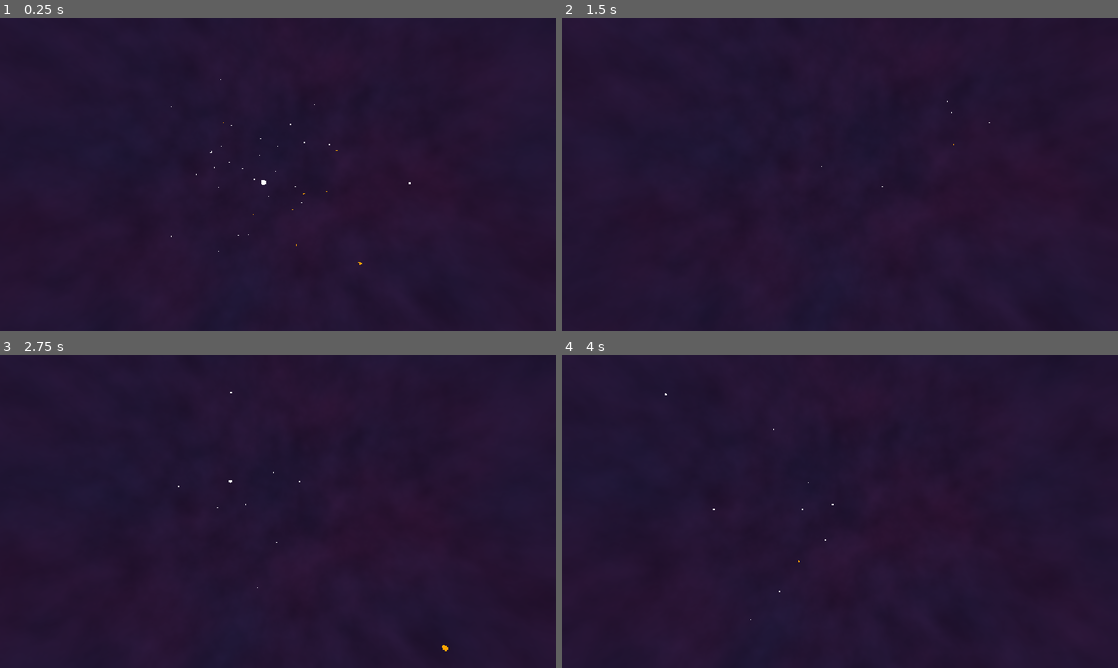
Above: before the commit, frames 1-4 (two rows, left to right).
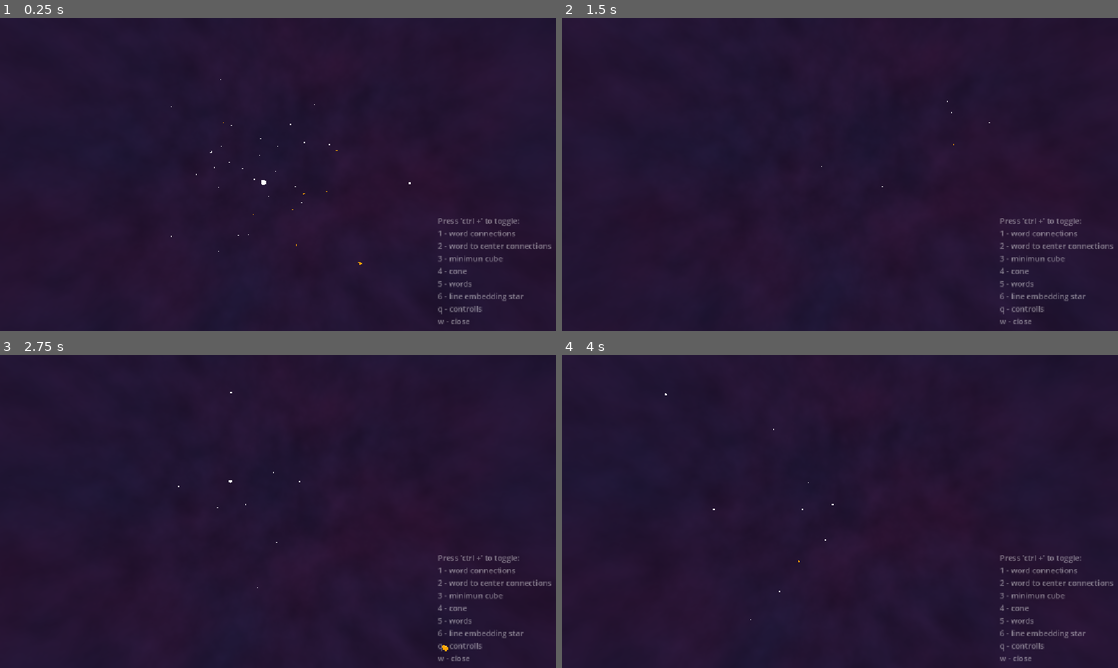
Above: after the commit, the same moments.

Repository: JohnnyEch0/embedding-test
Game: Godot game, scene res://main.tscn
The game is run twice, just before and just after one commit, with the same random seed, the same clock (stepped at 60 frames per second) and the same inputs.
Inputs (mouse positions are in pixels of both pictures, inside the frame that each line leads up to):
- Up to frame 1 (0.25 s): no input
- Up to frame 2 (1.5 s): move the mouse to (867, 174) at 0.52 s; hold E (next_line) 0.53-1.28 s; hold W (move_forward) from 0.53 s (still down); tap Enter at 1.25 s; move the mouse to (812, 174) at 1.27 s; tap E (next_line) at 1.35 s
- Up to frame 3 (2.75 s): keep holding W (move_forward); tap Space (move_up) at 2 s; move the mouse to (289, 505) at 2.02 s; hold E (next_line) from 2.03 s (still down)
- Up to frame 4 (4 s): keep holding W (move_forward); move the mouse to (834, 517) at 2.77 s; release E (next_line) at 2.78 s; tap E (next_line) at 2.85 s; move the mouse to (878, 514) at 3.52 s; hold E (next_line) from 3.53 s (still down)

The runs differ from the first frame. In frame 1, 0.9% of the frame differs, in the area x 78-100%, y 64-98%; in frame 2, 0.9%; in frame 3, 0.9%; in frame 4, 0.9%.

Commit message:
UI: Label for controls

Diff:
--- /dev/null
+++ b/godot/controlls_label.gd
@@ -0,0 +1,15 @@
+extends Label
+
+
+# Called when the node enters the scene tree for the first time.
+func _ready() -> void:
+	pass # Replace with function body.
+
+
+# Called every frame. 'delta' is the elapsed time since the previous frame.
+func _process(delta: float) -> void:
+	pass
+
+func _unhandled_input(event: InputEvent) -> void:
+	if event.is_action_pressed("debug_hide_ctrl_label"):
+		self.visible = not visible
--- a/godot/main.tscn
+++ b/godot/main.tscn
@@ -5,6 +5,7 @@
 [ext_resource type="Script" uid="uid://t7cwwx4rwxi0" path="res://spheres.gd" id="1_ig7tw"]
 [ext_resource type="Shader" uid="uid://d0ghiwya5633m" path="res://space.gdshader" id="2_1bvp3"]
 [ext_resource type="Script" uid="uid://db1ckkjyudw5q" path="res://auto_orbit.gd" id="5_lquwl"]
+[ext_resource type="Script" uid="uid://cufxrrl55ss6n" path="res://controlls_label.gd" id="6_7mycd"]
 
 [sub_resource type="ShaderMaterial" id="ShaderMaterial_h2yge"]
 shader = ExtResource("2_1bvp3")
@@ -25,6 +26,9 @@
 volumetric_fog_sky_affect = 0.2
 
 [sub_resource type="CapsuleShape3D" id="CapsuleShape3D_aa68f"]
+
+[sub_resource type="LabelSettings" id="LabelSettings_lquwl"]
+font_color = Color(1, 1, 1, 0.45882353)
 
 [node name="main" type="Node3D" unique_id=475395517]
 script = ExtResource("1_h2yge")
@@ -54,3 +58,22 @@
 script = ExtResource("5_lquwl")
 player = NodePath("../CharacterBody3D")
 camera = NodePath("../CharacterBody3D/Camera3D")
+
+[node name="CanvasLayer" type="CanvasLayer" parent="." unique_id=118139904]
+
+[node name="Label" type="Label" parent="CanvasLayer" unique_id=1489413485]
+offset_left = 907.0
+offset_top = 408.0
+offset_right = 1142.0
+offset_bottom = 639.0
+text = "Press 'ctrl +' to toggle:
+1 - word connections
+2 - word to center connections
+3 - minimun cube
+4 - cone
+5 - words
+6 - line embedding star
+q - controlls
+w - close "
+label_settings = SubResource("LabelSettings_lquwl")
+script = ExtResource("6_7mycd")
--- a/godot/project.godot
+++ b/godot/project.godot
@@ -108,6 +108,11 @@
 "events": [Object(InputEventKey,"resource_local_to_scene":false,"resource_name":"","device":-1,"window_id":0,"alt_press …(190 unchanged characters)…
 ]
 }
+debug_hide_ctrl_label={
+"deadzone": 0.2,
+"events": [Object(InputEventKey,"resource_local_to_scene":false,"resource_name":"","device":-1,"window_id":0,"alt_pressed":false,"shift_pressed":false,"ctrl_pressed":true,"meta_pressed":false,"pressed":false,"keycode":0,"physical_keycode":81,"key_label":0,"unicode":113,"location":0,"echo":false,"script":null)
+]
+}
 
 [physics]
 
Not shown, added: godot/controlls_label.gd.uid
